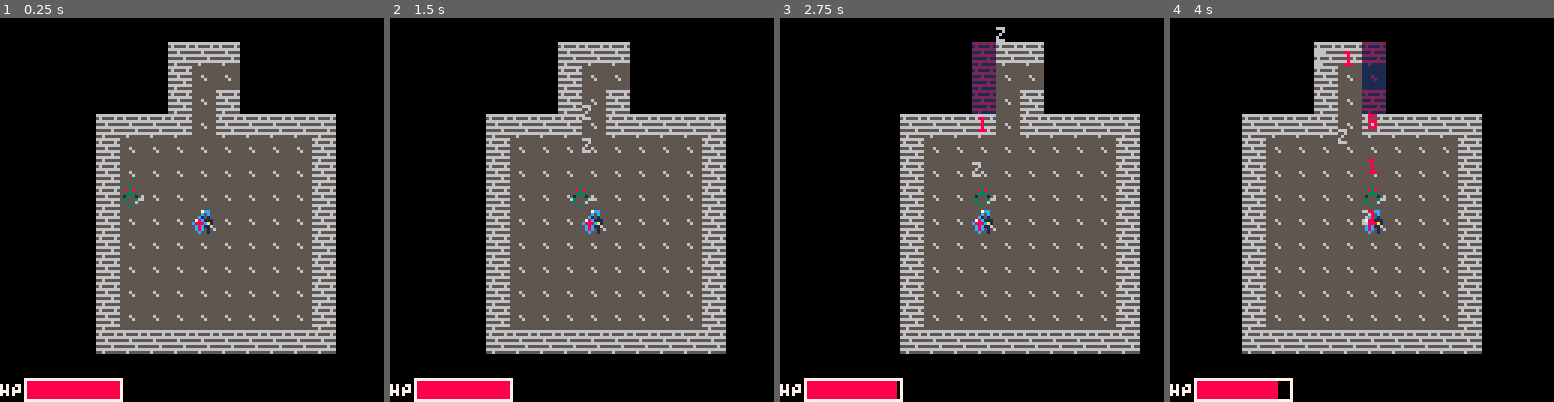
Above: before the commit, frames 1-4 (left to right).
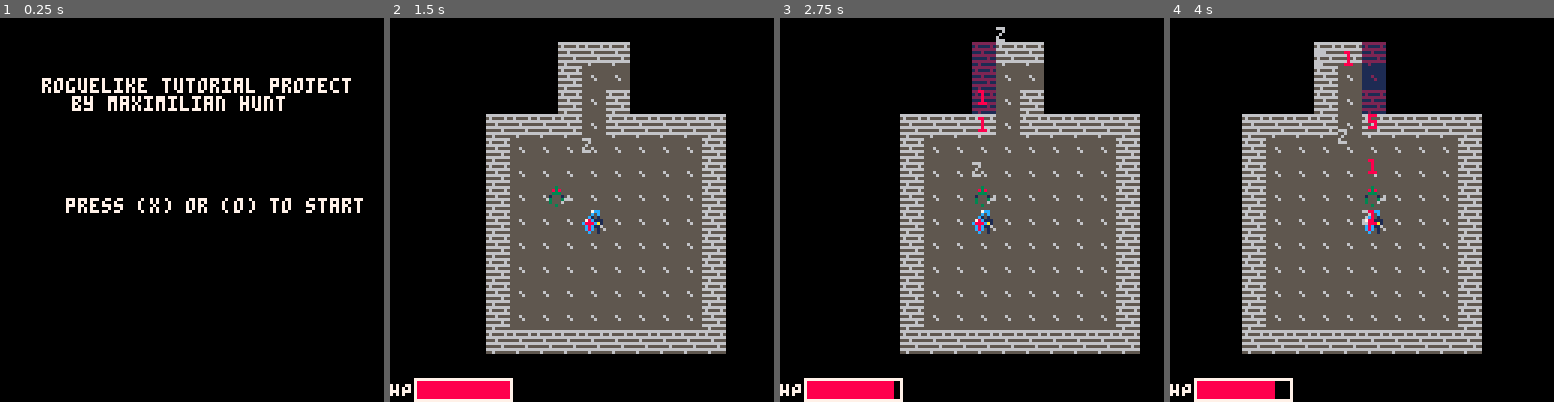
Above: after the commit, the same moments.

Repository: m-r-hunt/Pico-8-Carts
Game: PICO-8 cartridge rlt2021/cart.p8
The game is run twice, just before and just after one commit, with the same random seed, the same clock (stepped at 60 frames per second) and the same inputs.
Inputs:
- Up to frame 1 (0.25 s): no input
- Up to frame 2 (1.5 s): tap O (Z key) at 0.33, 0.7, 1.43 s; tap X (X key) at 1.07 s
- Up to frame 3 (2.75 s): hold Left 1.97-2.37 s; tap X (X key) at 2.07, 2.4, 2.73 s; tap O (Z key) at 2.22 s; hold Down from 2.42 s (still down)
- Up to frame 4 (4 s): release Down at 2.82 s; hold Right 2.87-3.53 s; tap X (X key) at 3.07, 3.4, 3.73 s; tap O (Z key) at 3.1, 3.98 s; hold Up from 3.58 s (still down)

The runs differ from the first frame. In frame 1, 46% of the frame differs, in the area x 0-95%, y 6-100%; in frame 2, 0.3%; in frame 3, less than 0.1%; in frame 4, less than 0.1%.

Commit message:
Add simple main menu

Diff:
--- a/rlt2021/flow.trm.lua
+++ b/rlt2021/flow.trm.lua
@@ -7,7 +7,7 @@
 
 local draw=nil
 
-local function drawMain()
+local function drawGameplay()
 	cls()
 
 	camera((player.pos*8-V2(64,64)):unpack())
@@ -35,7 +35,7 @@
 local selected=1
 
 local function drawActionMenu()
-	drawMain()
+	drawGameplay()
 	for i=1,#options do
 		print(options[i],20,20+i*8,8)
 		if i==selected then
@@ -62,7 +62,7 @@
 			end
 		end
 		if btnp(4) then
-			draw=drawMain
+			draw=drawGameplay
 			if options[selected]=="pickup" then
 				return {pickup=true}
 			elseif options[selected]=="use item" then
@@ -70,7 +70,7 @@
 			end
 		end
 		if btnp(5) then
-			draw=drawMain
+			draw=drawGameplay
 			return nil
 		end
 	end
@@ -105,18 +105,23 @@
 
 local function drawGameOver()
 	cls()
-	print("game over",40,64,7)
+	print("game over",40,34,7)
+	print("press (x) or (o) to quit",22,60,7)
 end
 
 local function gameOver()
 	draw=drawGameOver
 	while true do
 		yield()
-	end
-end
-
-local function main()
-	draw=drawMain
+
+		if btnp(4) or btnp(5) then
+			return
+		end
+	end
+end
+
+local function gameplay()
+	draw=drawGameplay
 	while true do
 		yield()
 		local action=handleKeys()
@@ -171,6 +176,23 @@
 	end
 end
 
+local function drawMain()
+	cls()
+	print("roguelike tutorial project",14,20,7)
+	print("by maximilian hunt",24,26,7)
+	print("press (x) or (o) to start",22,60,7)
+end
+
+local function main()
+	while true do
+		draw=drawMain
+		yield()
+		if btnp(4) or btnp(5) then
+			gameplay()
+		end
+	end
+end
+
 local main_thread=nil
 local function _init()
 	main_thread=cocreate(main)
Not shown, changed: rlt2021/flow.trm
